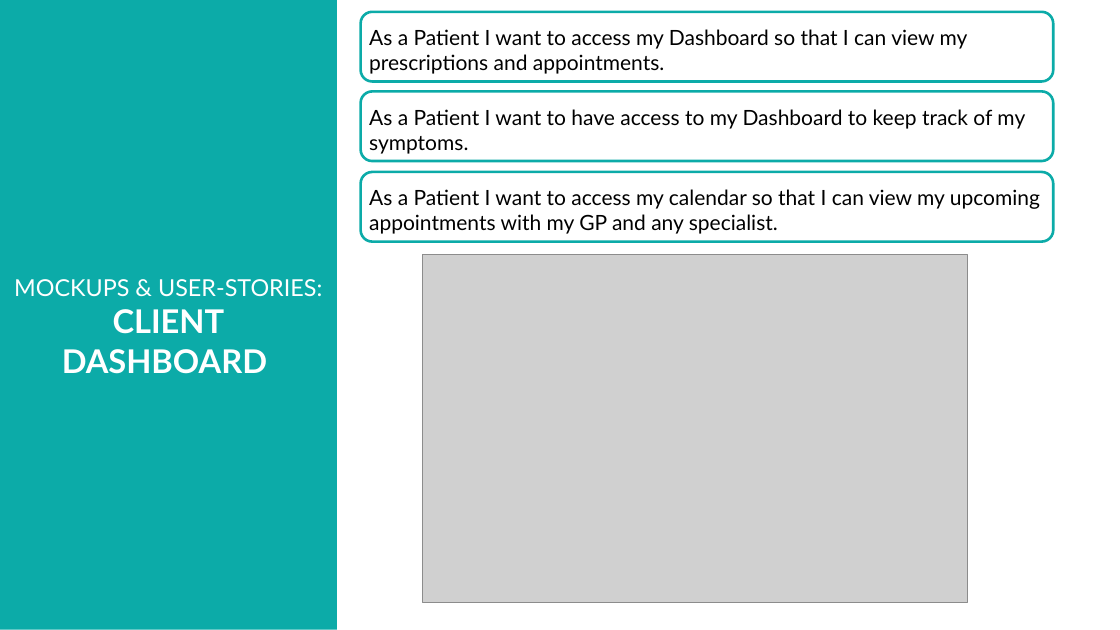
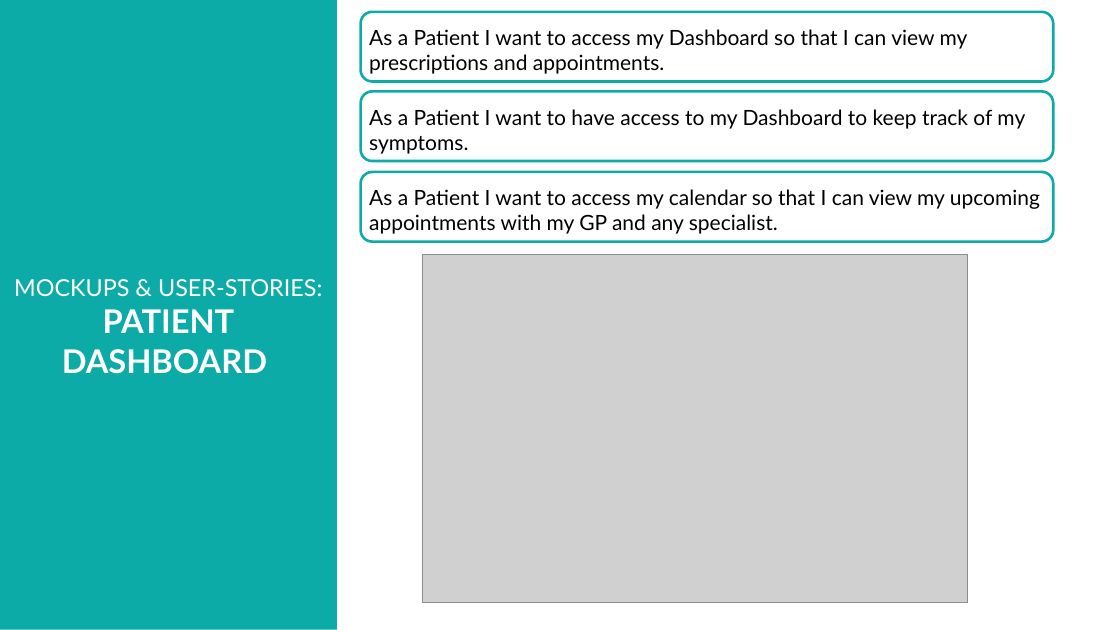
Before and after one commit to samuelecervo/MediTrex, a slide deck: slide 9 of 02_DOCUMENTATION/PowerPoint.pptx. Drawn at 1120x630 pixels with LibreOffice and Linux fonts; fonts in the diff are those of the drawing; grey boxes stand for pictures. Boxes give left, top, right and bottom in pixels: in the first picture for what was removed or moved away, otherwise in the second. Text is boxed around its words. In the diff, an @@ line names an element or a change of style, - is before the commit and + after.

```diff
--- a/02_DOCUMENTATION/PowerPoint.pptx
+++ b/02_DOCUMENTATION/PowerPoint.pptx
@@ text at [62, 309, 267, 374]: text changed @@
-CLIENT
-DASHBOARD
+PATIENT
+DASHBOARD
```
Also in this commit, not shown: 1 other slide changed, 1 other file.
